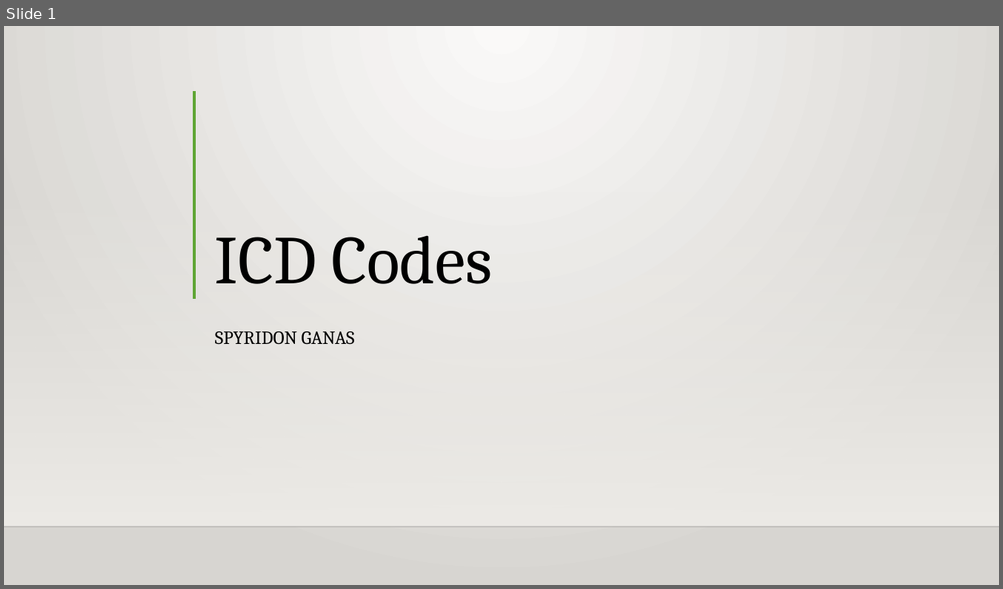
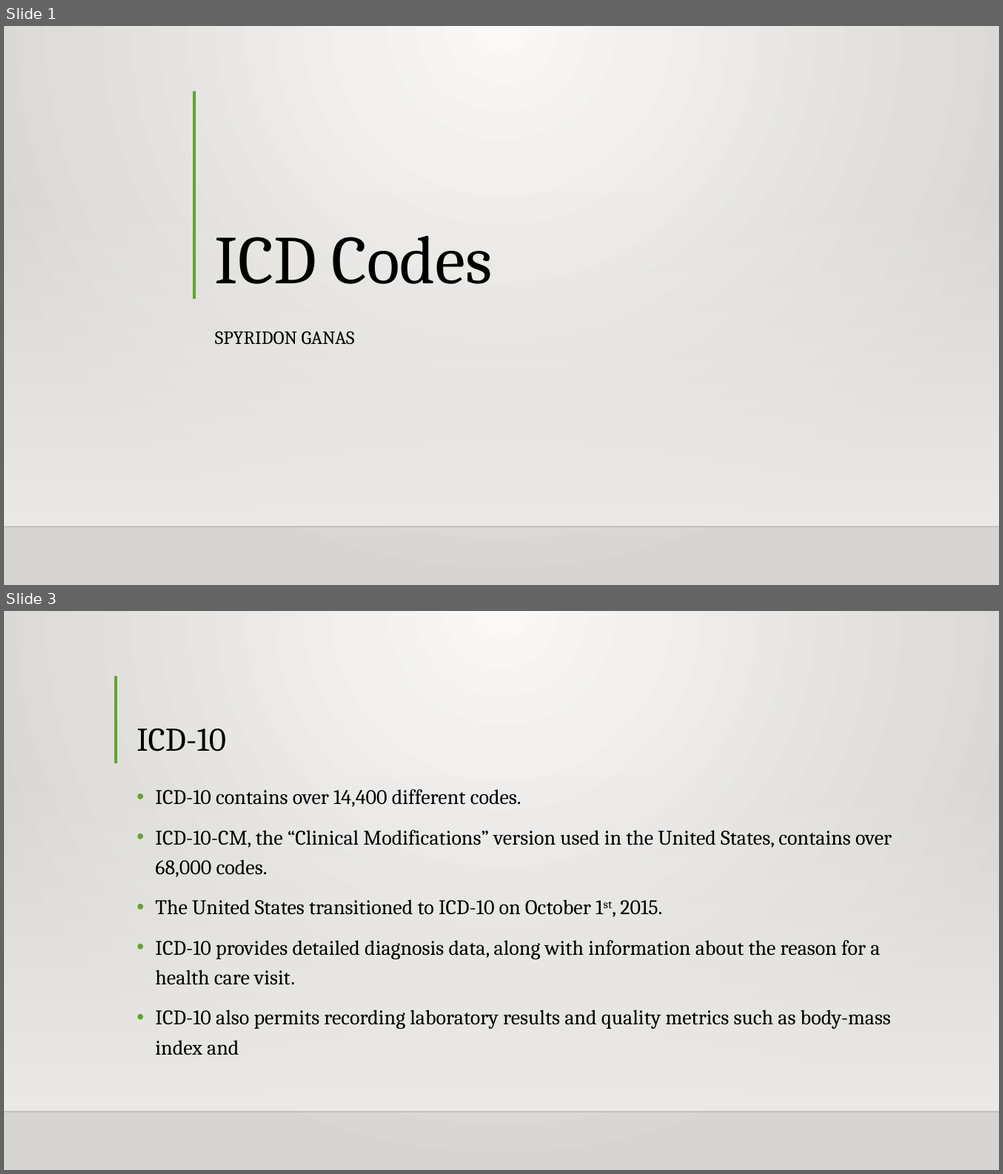
Before and after one commit to Intro-to-APCD/Intro-to-APCD.github.io, a slide deck: PowerPoints/Phase 3 - Claims Terminology/013 What are icd code.pptx. Shown one above the other, each under a label of ours: slide 1 before the commit, slides 1 and 3 after it; the slides between them are not shown. The pictures are 1003x589 and 1003x1174 pixels, drawn with LibreOffice and Linux fonts; fonts in the diff are those of the drawing; background and template pictures are left out. Boxes give left, top, right and bottom in pixels: in the first picture for what was removed or moved away, otherwise in the second. Text is boxed around its words. In the diff, an @@ line names an element or a change of style, - is before the commit and + after.

```diff
--- a/PowerPoints/Phase 3 - Claims Terminology/013 What are icd code.pptx
+++ b/PowerPoints/Phase 3 - Claims Terminology/013 What are icd code.pptx
@@ slide 3 added at [4,611,999,1170], background gradient #FAFAF9 to #D7D5D2; not listed: 2 template elements that a slide beside it also shows @@
@@ line added from (116, 676) to (116, 763), #5FA534 3 pt @@
@@ title added at [136,728,226,752], 32 pt, text #000000 @@
+ICD-10
@@ text added at [155,789,891,1056], 20 pt, text #000000 @@
+• ICD-10 contains over 14,400 different codes.
+• ICD-10-CM, the “Clinical Modifications” version used in the United States, contains over 68,000 codes.
+• The United States transitioned to ICD-10 on October 1st, 2015.
+• ICD-10 provides detailed diagnosis data, along with information about the reason for a health care visit.
+• ICD-10 also permits recording laboratory results and quality metrics such as body-mass index and
```
Also in this commit, not shown: 3 other slides added, 5 slides removed, 3 other files.
